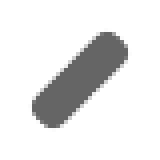
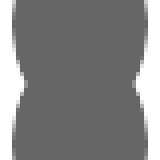
Layer changes from the first 160 x 160 image to the second:
added group "Preview" with 14 layers above "Settings" over <box>12,0,148,160</box>
added group "Group 23" with 6 layers in group "Preview" over <box>12,0,148,160</box>
added group "Group 22" with 1 layers in group "Group 23" over <box>12,0,148,124</box>
added layer "Ellipse 8 copy" in group "Group 22" over <box>12,0,148,124</box>
added group "Group 20" with 1 layers in group "Group 23" over <box>12,44,148,160</box>
added layer "Ellipse 8" in group "Group 20" over <box>12,44,148,160</box>
added layer "Ellipse 7" in group "Group 23" over <box>60,64,100,104</box>
hid group "AddLink" (10 layers) over <box>16,28,144,132</box>
